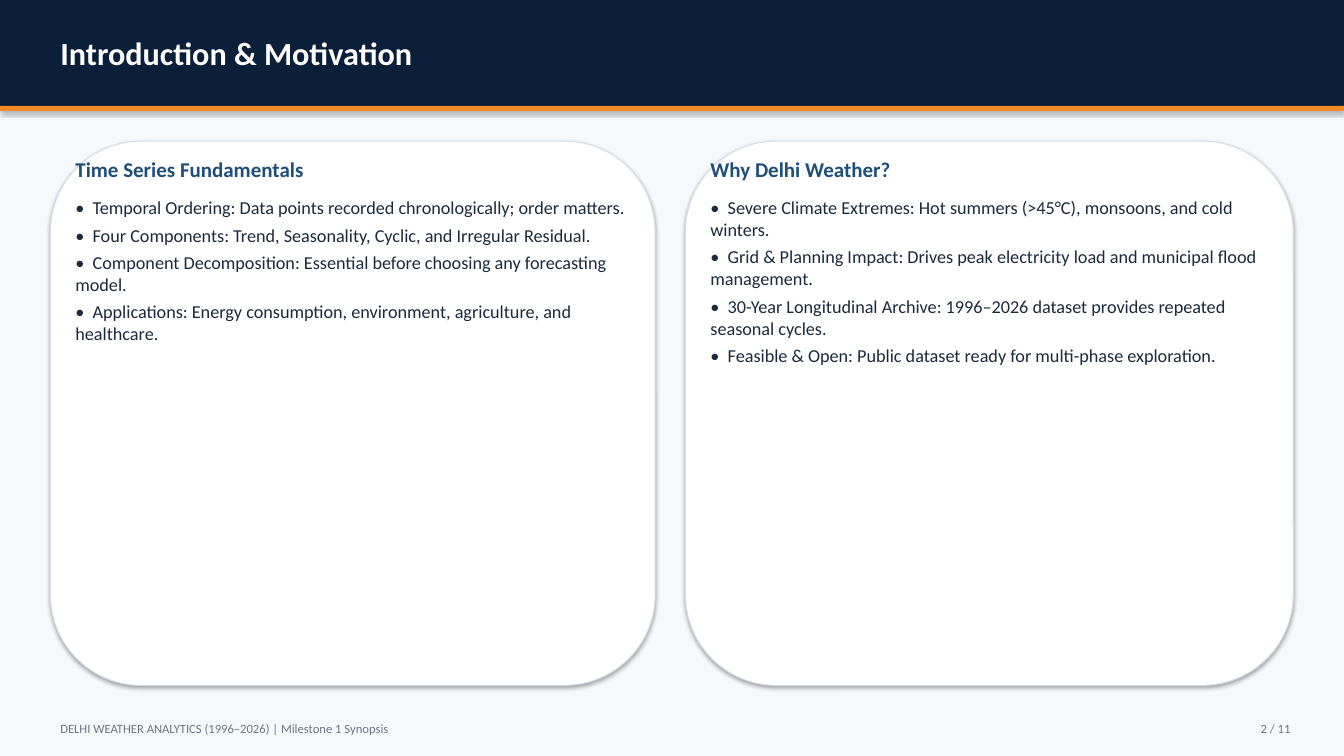
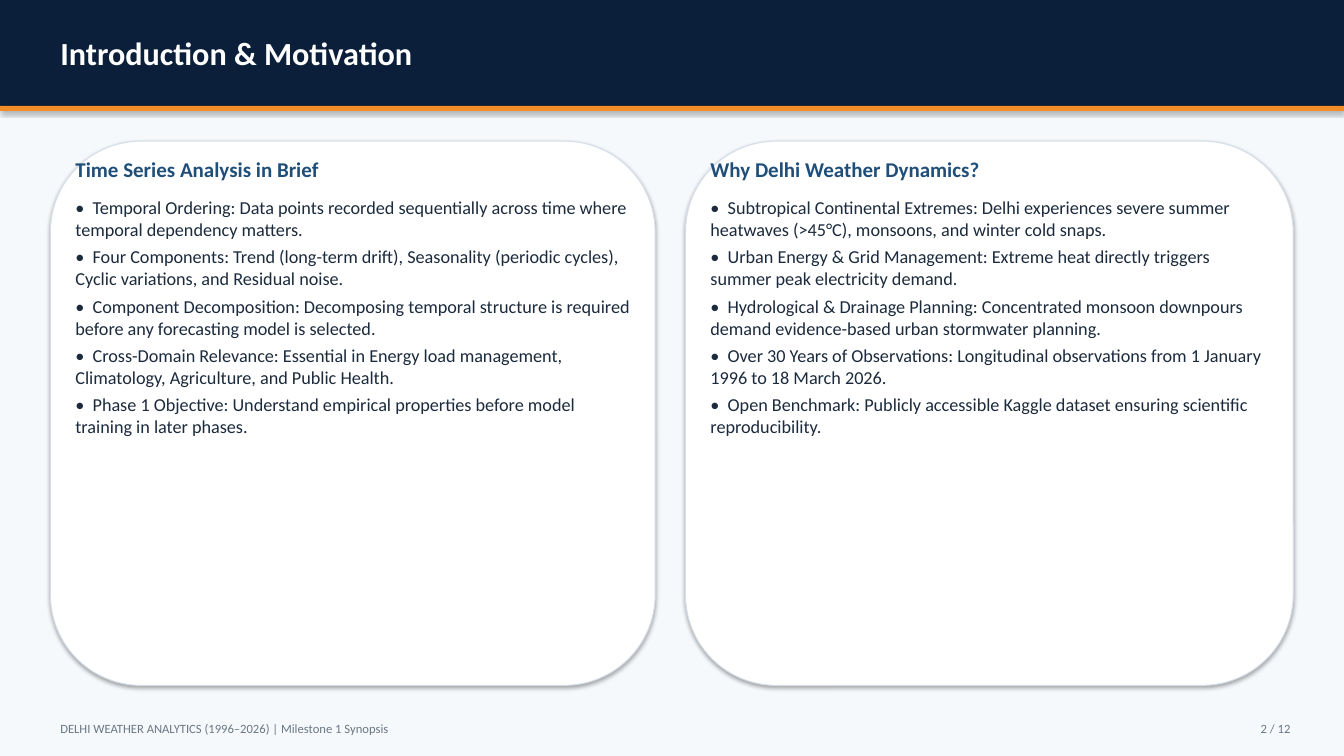
Before and after one commit to dhruvsaini-code/weather-forecasting, a slide deck: slide 2 of milestone1_output/Milestone1_Synopsis.pptx. Drawn at 1344x756 pixels with LibreOffice and Linux fonts; fonts in the diff are those of the drawing. Boxes give left, top, right and bottom in pixels: in the first picture for what was removed or moved away, otherwise in the second. Text is boxed around its words. In the diff, an @@ line names an element or a change of style, - is before the commit and + after.

```diff
--- a/milestone1_output/Milestone1_Synopsis.pptx
+++ b/milestone1_output/Milestone1_Synopsis.pptx
@@ text at <box>75,159,318,181</box>: text changed @@
-Time Series Fundamentals
+Time Series Analysis in Brief
@@ text at <box>710,159,979,181</box>: text changed @@
-Why Delhi Weather?
+Why Delhi Weather Dynamics?
@@ text at <box>75,201,630,436</box>: text changed @@
-• Temporal Ordering: Data points recorded chronologically; order matters.
-• Four Components: Trend, Seasonality, Cyclic, and Irregular Residual.
-• Component Decomposition: Essential before choosing any forecasting model.
-• Applications: Energy consumption, environment, agriculture, and healthcare.
+• Temporal Ordering: Data points recorded sequentially across time where temporal dependency matters.
+• Four Components: Trend (long-term drift), Seasonality (periodic cycles), Cyclic variations, and Residual noise.
+• Component Decomposition: Decomposing temporal structure is required before any forecasting model is selected.
+• Cross-Domain Relevance: Essential in Energy load management, Climatology, Agriculture, and Public Health.
+• Phase 1 Objective: Understand empirical properties before model training in later phases.
@@ text at <box>710,201,1261,436</box>: text changed @@
-• Severe Climate Extremes: Hot summers (>45°C), monsoons, and cold winters.
-• Grid & Planning Impact: Drives peak electricity load and municipal flood management.
-• 30-Year Longitudinal Archive: 1996–2026 dataset provides repeated seasonal cycles.
-• Feasible & Open: Public dataset ready for multi-phase exploration.
+• Subtropical Continental Extremes: Delhi experiences severe summer heatwaves (>45°C), monsoons, and winter cold snaps.
+• Urban Energy & Grid Management: Extreme heat directly triggers summer peak electricity demand.
+• Hydrological & Drainage Planning: Concentrated monsoon downpours demand evidence-based urban stormwater planning.
+• Over 30 Years of Observations: Longitudinal observations from 1 January 1996 to 18 March 2026.
+• Open Benchmark: Publicly accessible Kaggle dataset ensuring scientific reproducibility.
```
Also in this commit, not shown: 9 other slides changed, 2 slides added, 1 slide removed, 22 other files.
